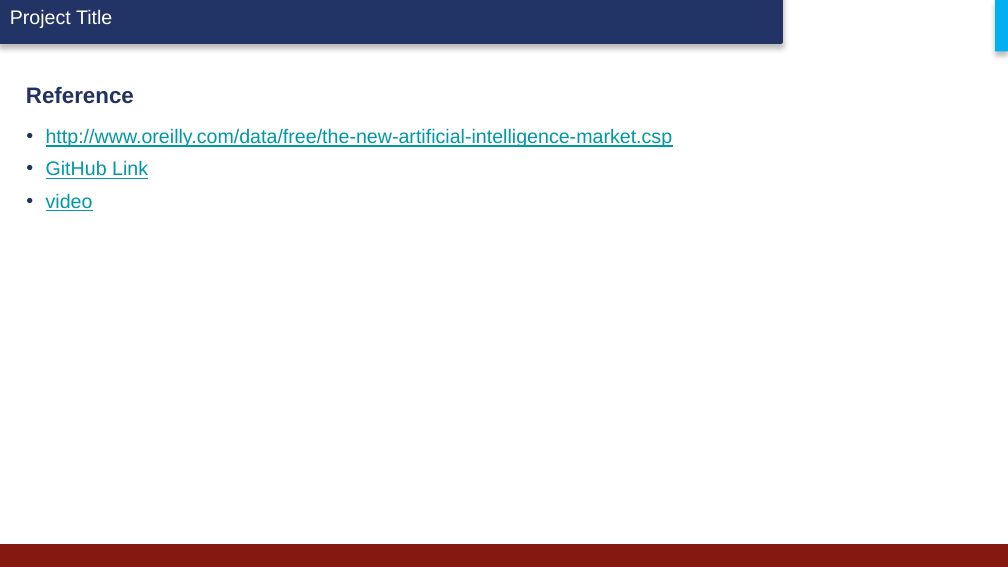
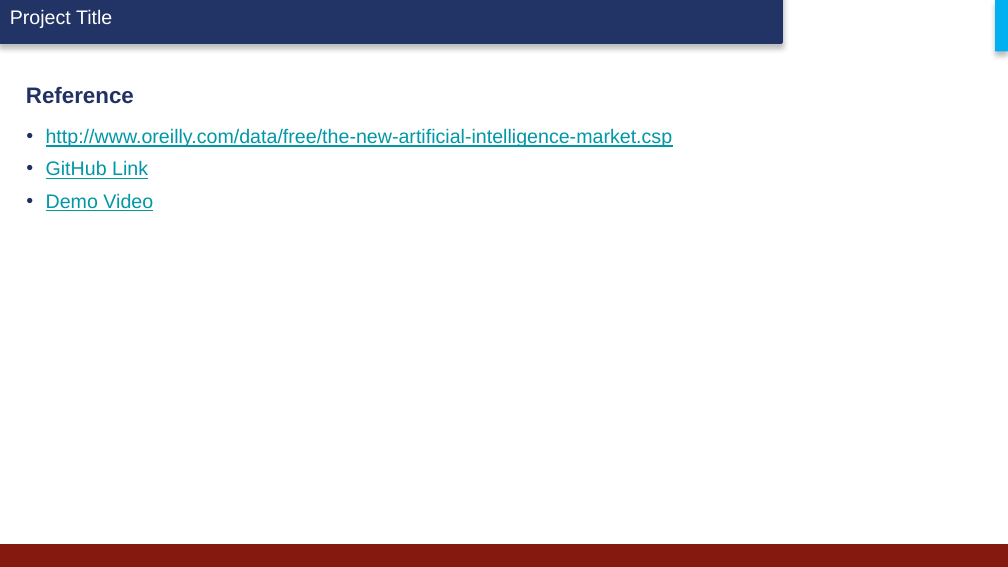
Before and after one commit to Ragulcoder/Food-Recepie, a slide deck: slide 13 of ppt/Recipe_Rover.pptx. Drawn at 1008x567 pixels with LibreOffice and Linux fonts; fonts in the diff are those of the drawing; background and template pictures are left out. Boxes give left, top, right and bottom in pixels: in the first picture for what was removed or moved away, otherwise in the second. Text is boxed around its words. In the diff, an @@ line names an element or a change of style, - is before the commit and + after.

```diff
--- a/ppt/Recipe_Rover.pptx
+++ b/ppt/Recipe_Rover.pptx
@@ text at (46, 193, 153, 211): text changed @@
-  • video
+  • Demo Video
```
Also in this commit, not shown: 1 other slide changed.
